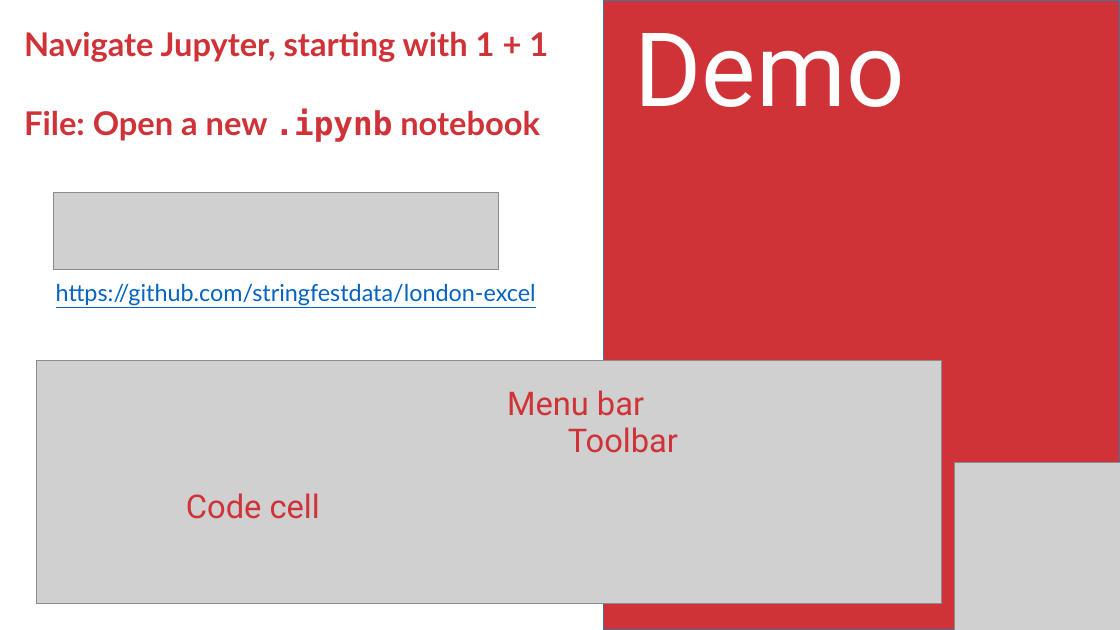
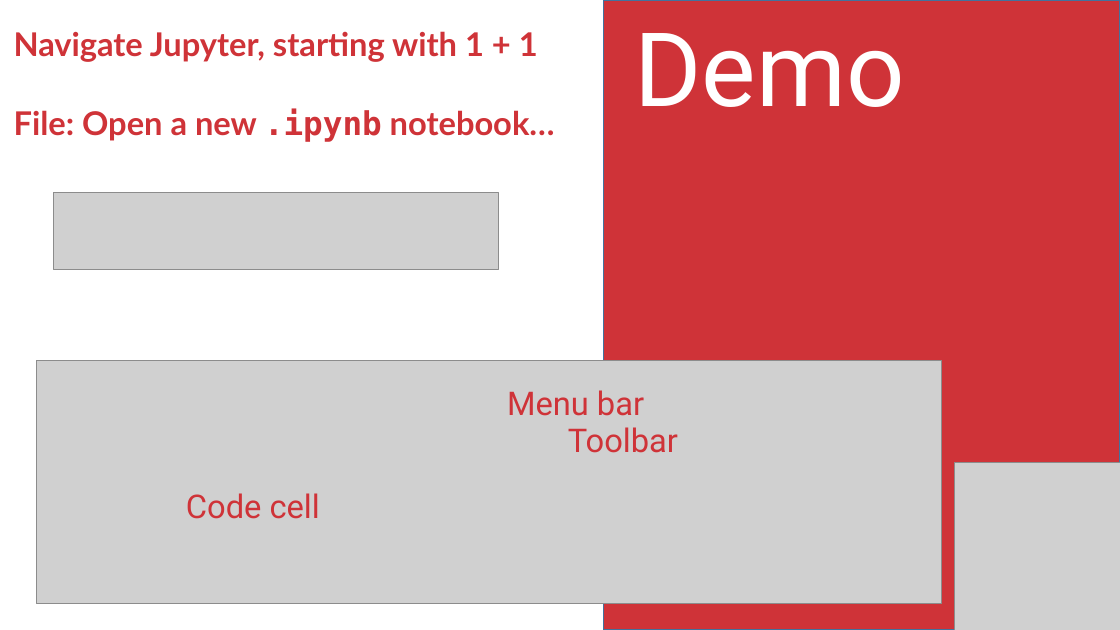
Before and after one commit to stringfestdata/ms-excel-toronto-python, a slide deck: slide 7 of toronto-five-things-excel-python.pptx (slide 23 before the commit). Drawn at 1120x630 pixels with LibreOffice and Linux fonts; fonts in the diff are those of the drawing; grey boxes stand for pictures. Boxes give left, top, right and bottom in pixels: in the first picture for what was removed or moved away, otherwise in the second. Text is boxed around its words. In the diff, an @@ line names an element or a change of style, - is before the commit and + after.

```diff
--- a/toronto-five-things-excel-python.pptx
+++ b/toronto-five-things-excel-python.pptx
@@ text "Navigate Jupyter, starting with 1 ..." moved from (x1=24, y1=31, x2=548, y2=142) to (x1=14, y1=31, x2=555, y2=142) @@
@@ text at (x1=14, y1=108, x2=555, y2=142): text changed @@
-File: Open a new .ipynb notebook
+File: Open a new .ipynb notebook…
@@ text removed at (x1=56, y1=283, x2=536, y2=306) @@
-https://github.com/stringfestdata/london-excel
```
Also in this commit, not shown: 4 other slides changed, 8 slides added, 17 slides removed, 3 other files.
